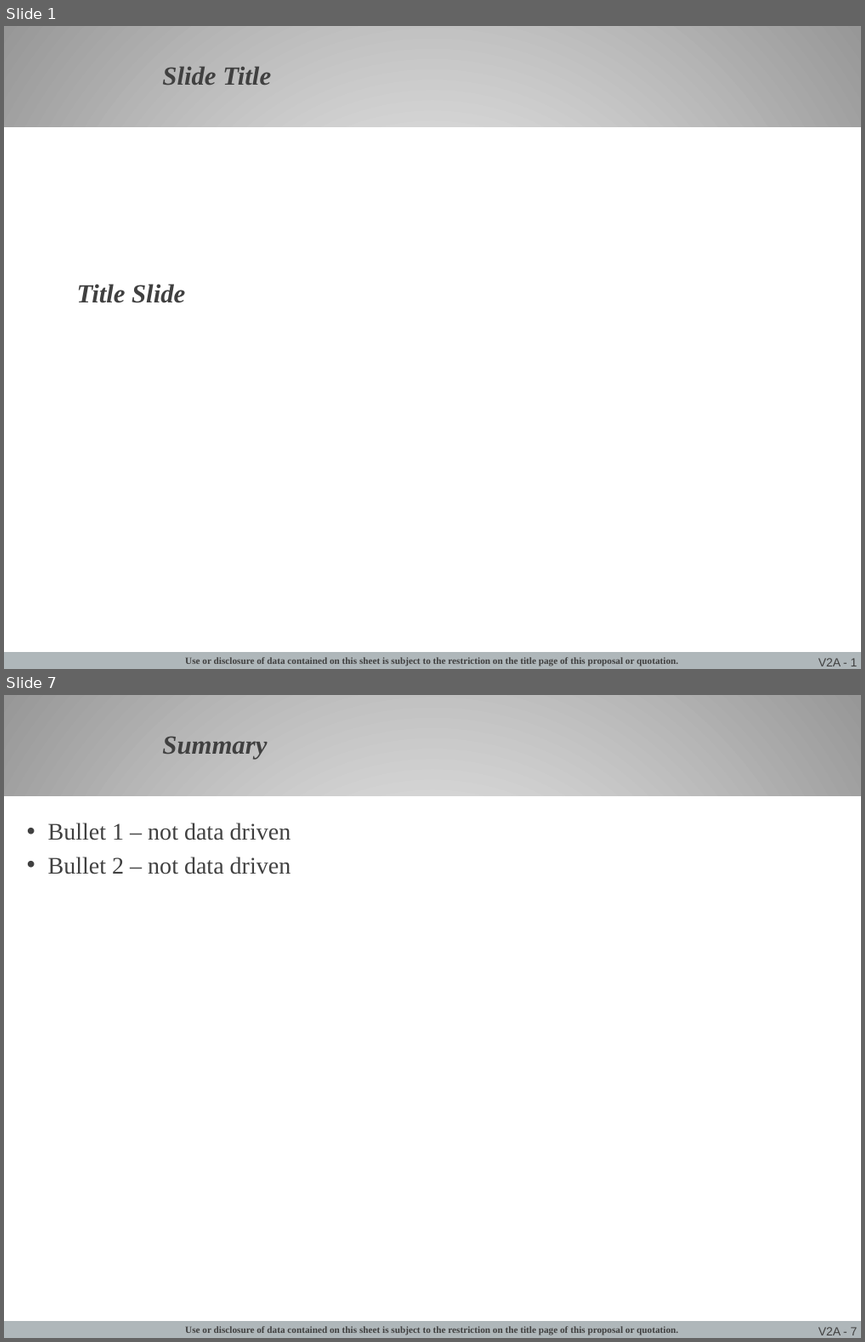
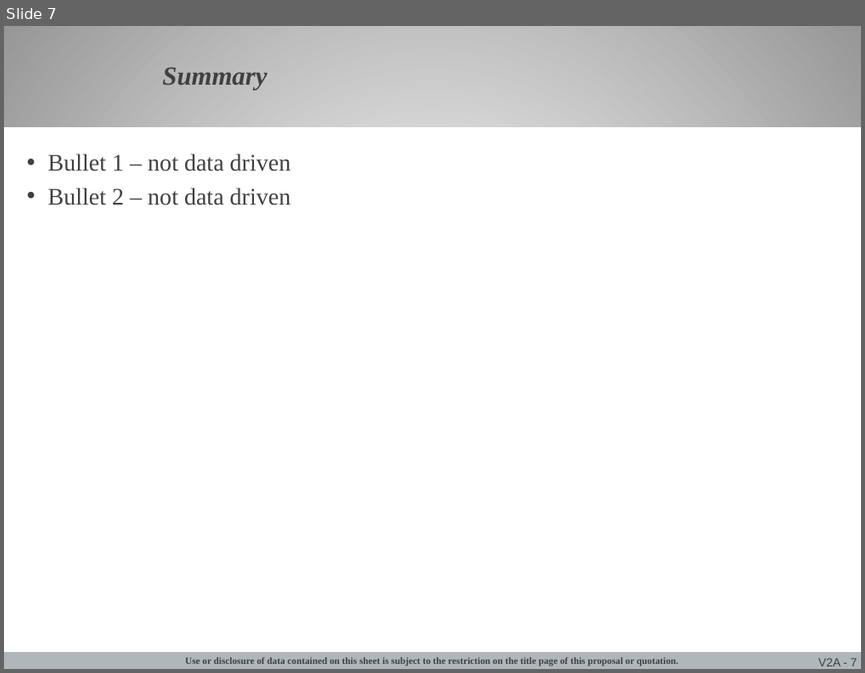
Before and after one commit to jgoodso2/PMMP, a slide deck: PMMPresentation/Modules/Templates/PMM Template.pptx. Shown one above the other, each under a label of ours: slides 1 and 7 before the commit, slide 7 after it; the slides between them are not shown. The pictures are 865x1342 and 865x673 pixels, drawn with LibreOffice and Linux fonts; fonts in the diff are those of the drawing; background and template pictures are left out. Boxes give left, top, right and bottom in pixels: in the first picture for what was removed or moved away, otherwise in the second. Text is boxed around its words. In the diff, an @@ line names an element or a change of style, - is before the commit and + after.

```diff
--- a/PMMPresentation/Modules/Templates/PMM Template.pptx
+++ b/PMMPresentation/Modules/Templates/PMM Template.pptx
@@ slide 1 removed at (x1=4, y1=26, x2=861, y2=669), background gradient #FFFFFF to #979797; not listed: 4 template elements that a slide beside it also shows @@
@@ title removed at (x1=162, y1=66, x2=271, y2=85) @@
-Slide Title
@@ text removed at (x1=77, y1=284, x2=185, y2=303) @@
-Title Slide
```
Also in this commit, not shown: 4 slides changed, 2 slides added, 1 other slide removed, 52 other files.
